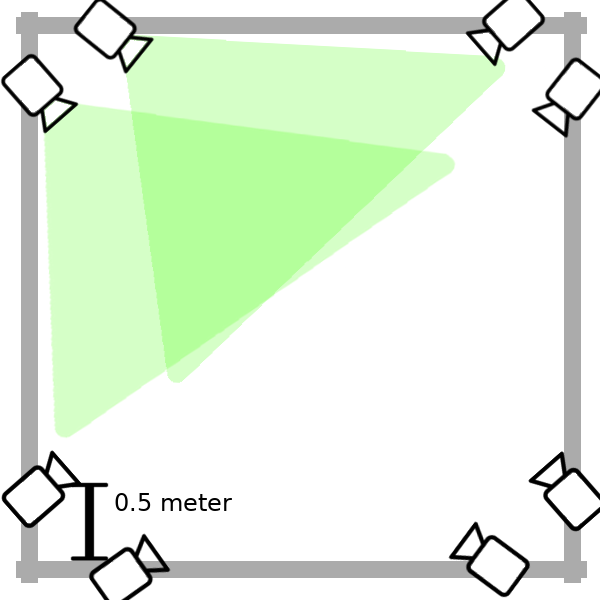
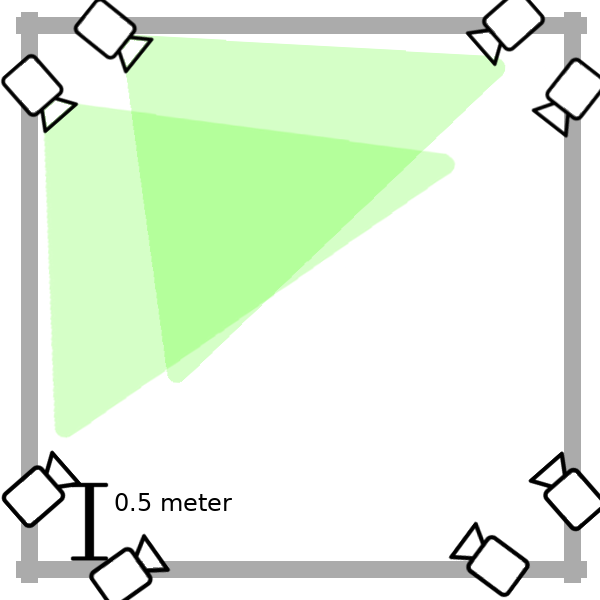
Layered file, before and after one edit (600px x 600px). Changes by layer:
painted on "Pasted Layer #4" over [139,543,162,568]
